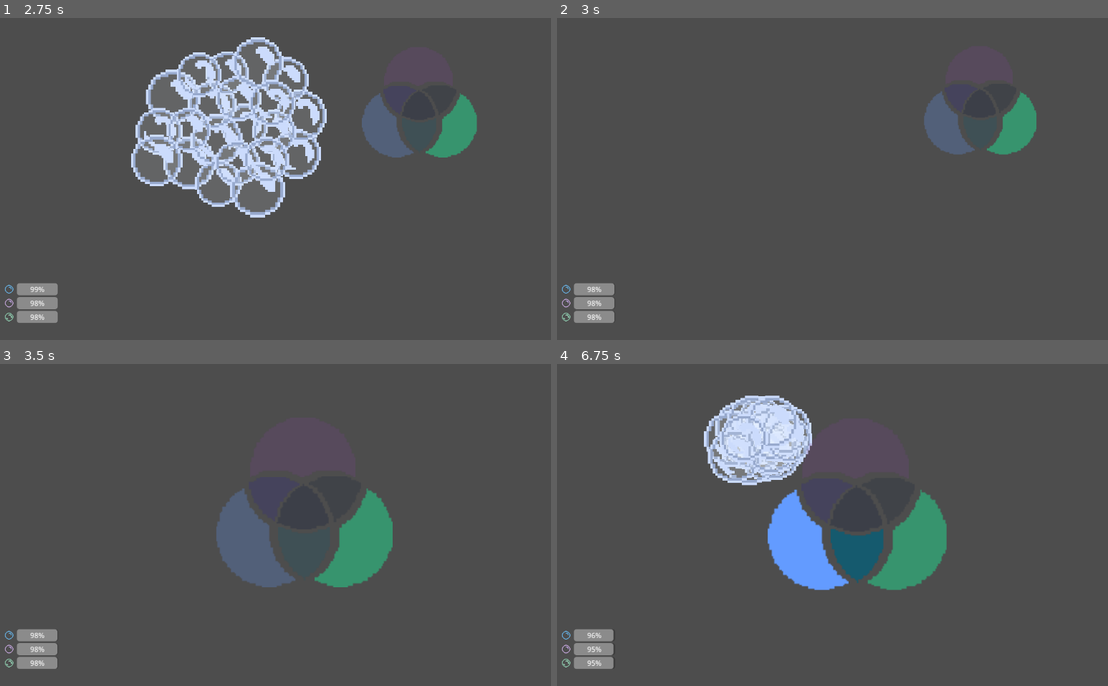
Above: before the commit, frames 1-4 (two rows, left to right).
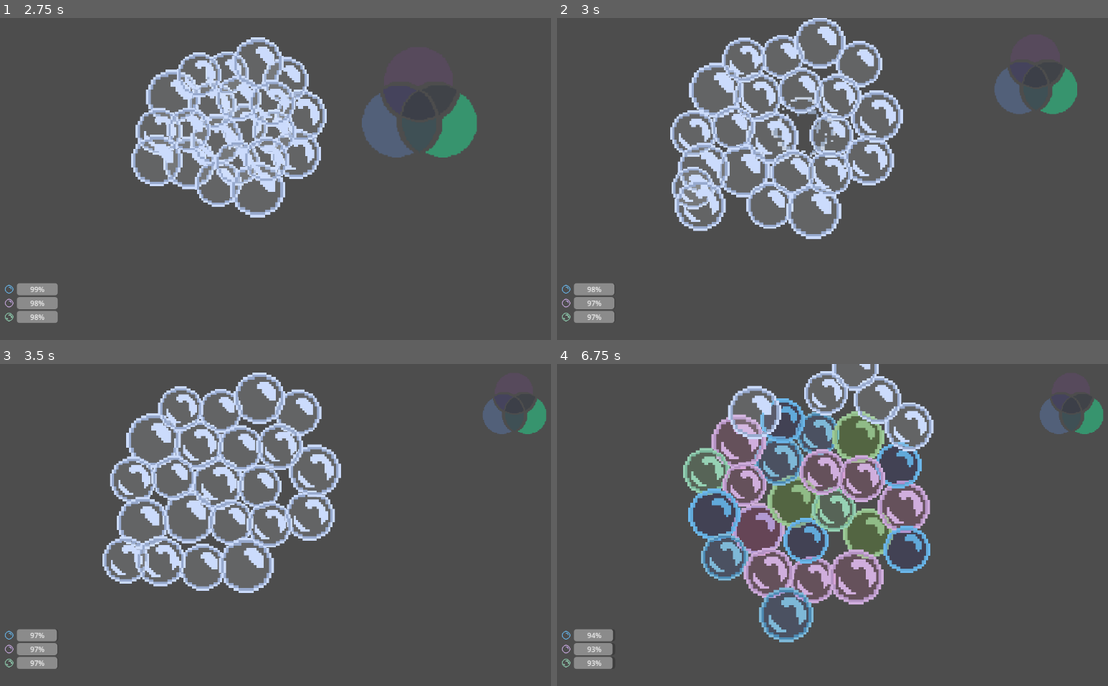
Above: after the commit, the same moments.

Repository: davirss/fakeltd.
Game: Godot game, scene res://Scenes/game.tscn
The game is run twice, just before and just after one commit, with the same random seed, the same clock (stepped at 60 frames per second) and the same inputs. This scene is started directly instead of the project's main scene.
Inputs (mouse positions are in pixels of both pictures, inside the frame that each line leads up to):
- Up to frame 1 (2.75 s): tap Enter (ui_accept) at 0.5, 0.77, 1.52 s; move the mouse to (231, 207) at 0.52 s; click (231, 207) at 0.6 s; move the mouse to (440, 275) at 1.27 s; click (440, 275) at 1.35 s; move the mouse to (325, 207) at 2.02 s; click (325, 207) at 2.1 s
- Up to frame 2 (3 s): move the mouse to (799, 127) at 2.77 s; click (799, 127) at 2.85 s
- Up to frame 3 (3.5 s): tap Enter (ui_accept) at 3.02 s
- Up to frame 4 (6.75 s): move the mouse to (860, 447) at 3.52 s; click (860, 447) at 3.6 s; tap Enter (ui_accept) at 3.77, 4.52, 6.02 s; move the mouse to (705, 653) at 4.27 s; click (705, 653) at 4.35 s; move the mouse to (838, 570) at 5.02 s; click (838, 570) at 5.1 s; move the mouse to (915, 447) at 5.77 s; click (915, 447) at 5.85 s; move the mouse to (860, 505) at 6.52 s; click (860, 505) at 6.6 s

Frame 1 is identical in both runs. In frame 2, 13% of the frame differs, in the area x 6-95%, y 0-94%; in frame 3, 15%; in frame 4, 21%, in the area x 6-100%, y 0-95%.

Commit message:
Make it work with latest main

Diff:
--- a/bubble/bubble.gd
+++ b/bubble/bubble.gd
@@ -104,9 +104,9 @@
 func _prepare_to_grow() -> void:
 	MOUSE_COLLISION_SHAPE.scale = Vector2(0.0, 0.0)
 	BODY_COLLISION_SHAPE.scale = Vector2(0.0, 0.0)
-	BUBBLE_SPRITE.scale = Vector2(1.0, 1.0)
+	BUBBLE_SPRITE.scale = Vector2(0.0, 0.0)
 	BUBBLE_SPRITE.play(BUBBLE_SPRITE_ANIM_IDLE_WHITE)
-	BUBBLE_SHADE.scale = Vector2(1.0, 1.0)
+	BUBBLE_SHADE.scale = Vector2(0.0, 0.0)
 	BUBBLE_SHADE.set_visible(true)
 
 
--- a/game_manager.gd
+++ b/game_manager.gd
@@ -211,9 +211,11 @@
 		bubble.queue_free()
 	_maximize_diagram()
 
+
 func _on_area_2d_body_exited(body: Node2D) -> void:
-	if body.is_in_group("bubble") && !body.is_queued_for_deletion():
+	if body.is_in_group("bubble") && !body._is_currently_popping():
 		_game_over()
+
 
 func _check_buble_spawn_countdown():
 	if bubble_spawn_countdown <= 0:
